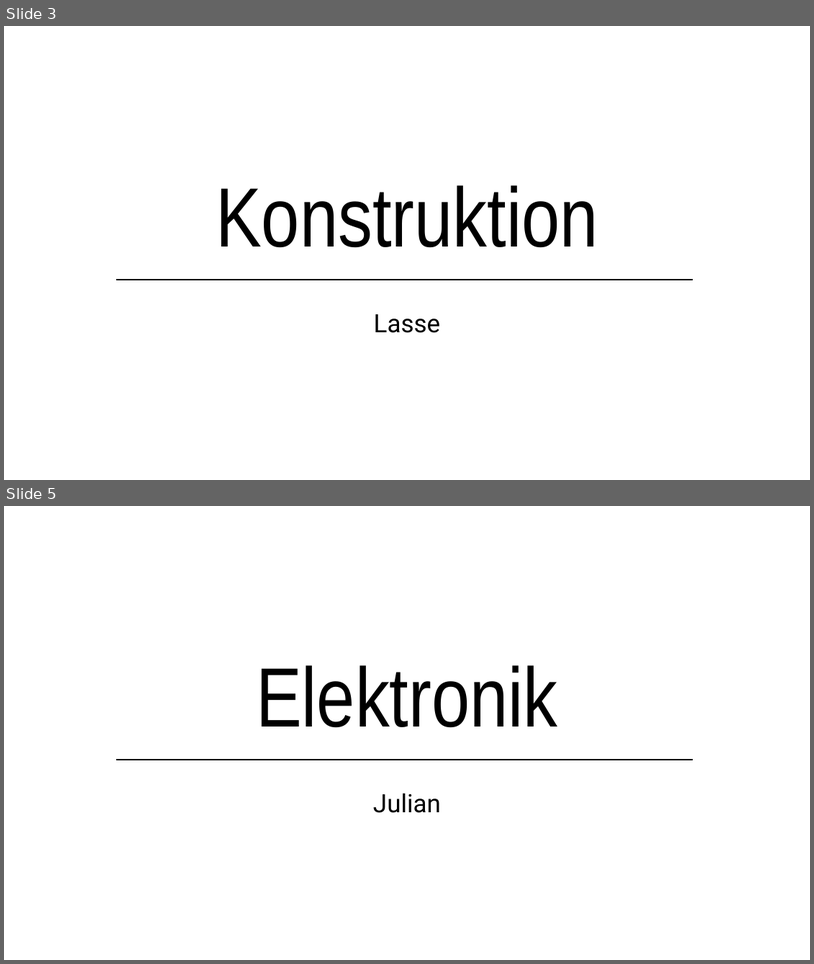
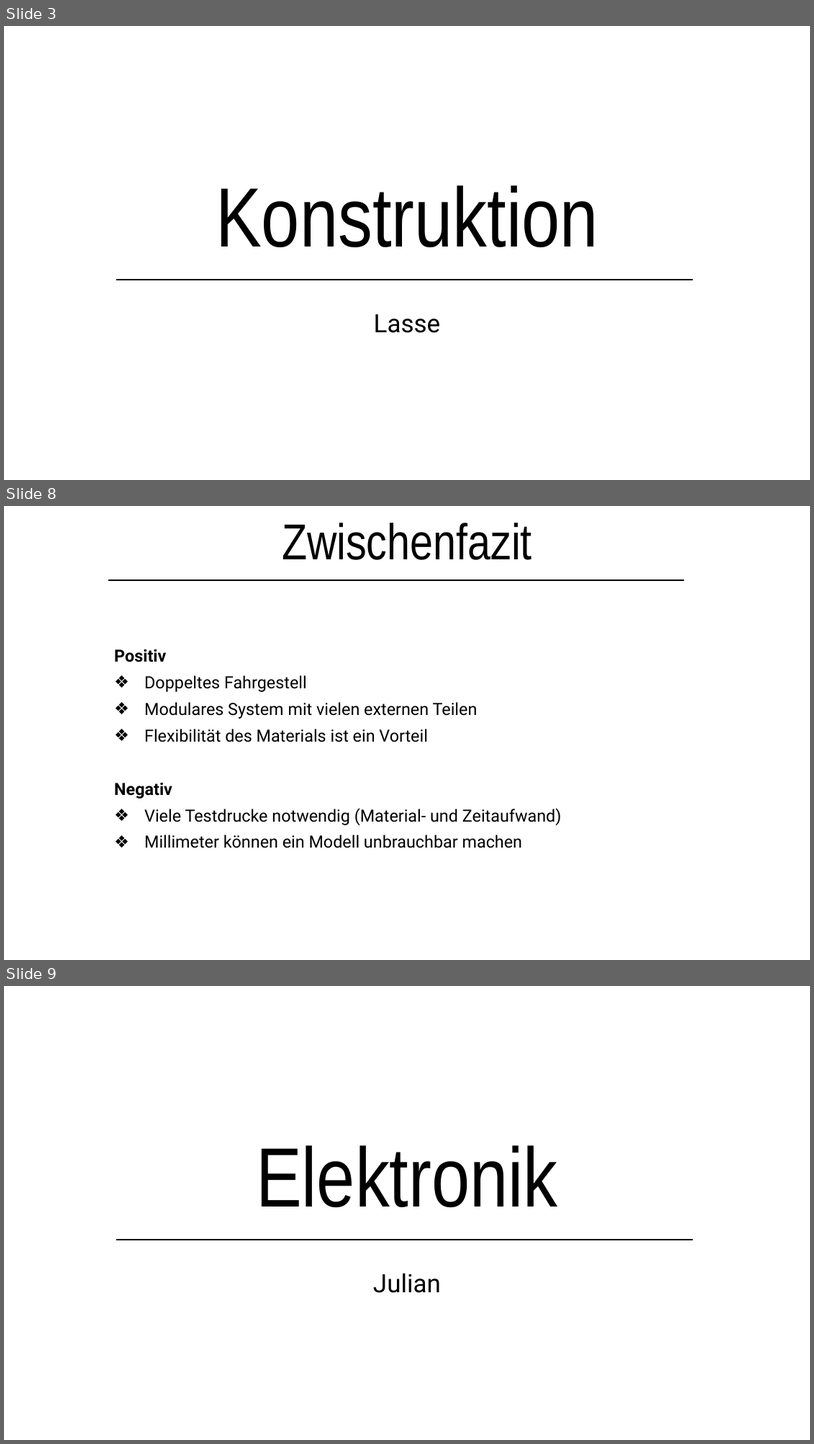
Before and after one commit to lsswchmnn/tank, a slide deck: Präsentation/Kettenfahrzeug.pptx. Shown one above the other, each under a label of ours: slides 3 and 5 before the commit, slides 3, 8 and 9 after it; the slides between them are not shown. The pictures are 814x964 and 814x1444 pixels, drawn with LibreOffice and Linux fonts; fonts in the diff are those of the drawing. Boxes give left, top, right and bottom in pixels: in the first picture for what was removed or moved away, otherwise in the second. Text is boxed around its words. In the diff, an @@ line names an element or a change of style, - is before the commit and + after.

```diff
--- a/Präsentation/Kettenfahrzeug.pptx
+++ b/Präsentation/Kettenfahrzeug.pptx
@@ slide 8 added at bbox=[4, 506, 810, 960], background #FFFFFF @@
@@ text added at bbox=[282, 523, 532, 560], 60 pt, text #000000 @@
+Zwischenfazit
@@ line added from (108, 580) to (684, 580), #000000 1.5 pt @@
@@ subtitle added at bbox=[114, 649, 562, 848], 20 pt, text #000000 @@
+Positiv
+❖ Doppeltes Fahrgestell
+❖ Modulares System mit vielen externen Teilen
+❖ Flexibilität des Materials ist ein Vorteil
+Negativ
+❖ Viele Testdrucke notwendig (Material- und Zeitaufwand)
+❖ Millimeter können ein Modell unbrauchbar machen
@@ what was slide 5 is now slide 9 @@
```
Also in this commit, not shown: 3 slides changed, 4 other slides added, 1 slide removed, 2 other files.
